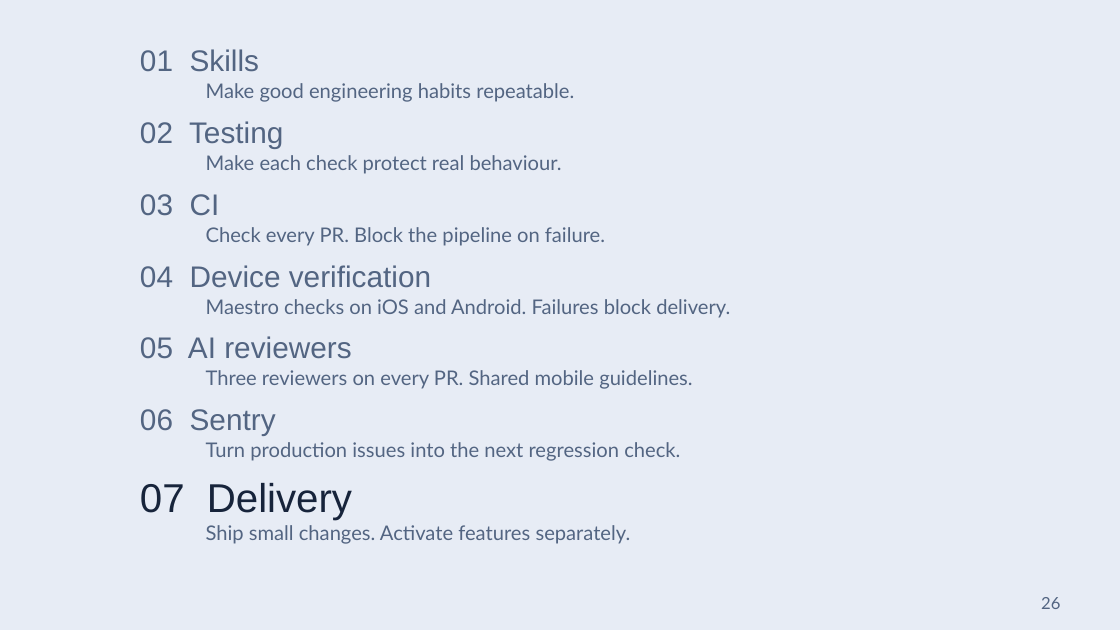
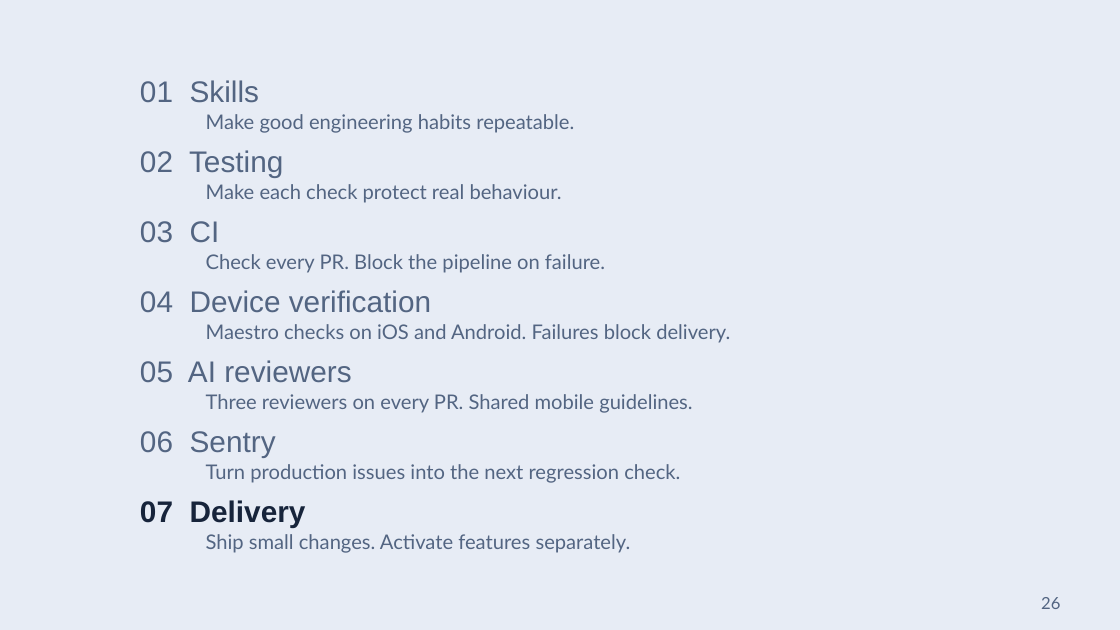
Before and after one commit to JohnAdib/mradib.com, a slide deck: slide 26 of resources/talks/beyond-the-qa-bottleneck.pptx. Drawn at 1120x630 pixels with LibreOffice and Linux fonts; fonts in the diff are those of the drawing. Boxes give left, top, right and bottom in pixels: in the first picture for what was removed or moved away, otherwise in the second. Text is boxed around its words. In the diff, an @@ line names an element or a change of style, - is before the commit and + after.

```diff
--- a/resources/talks/beyond-the-qa-bottleneck.pptx
+++ b/resources/talks/beyond-the-qa-bottleneck.pptx
@@ text "01 Skills" moved from (x1=140, y1=49, x2=259, y2=72) to (x1=140, y1=80, x2=259, y2=103) @@
@@ text "Make good engineering habits repeatable." moved from (x1=206, y1=83, x2=574, y2=102) to (x1=206, y1=114, x2=574, y2=133) @@
@@ text "02 Testing" moved from (x1=140, y1=121, x2=283, y2=149) to (x1=140, y1=150, x2=283, y2=177) @@
@@ text "Make each check protect real ..." moved from (x1=206, y1=155, x2=562, y2=174) to (x1=206, y1=184, x2=562, y2=203) @@
@@ 3 texts moved together from (x1=140, y1=194, x2=431, y2=359) to (x1=140, y1=221, x2=431, y2=383) @@
@@ text "Check every PR. Block the ..." moved from (x1=206, y1=227, x2=605, y2=246) to (x1=206, y1=254, x2=605, y2=273) @@
@@ text "Maestro checks on iOS and ..." moved from (x1=206, y1=299, x2=730, y2=318) to (x1=206, y1=324, x2=730, y2=343) @@
@@ text "Three reviewers on every PR. ..." moved from (x1=206, y1=370, x2=692, y2=389) to (x1=206, y1=394, x2=692, y2=413) @@
@@ text "06 Sentry" moved from (x1=140, y1=409, x2=276, y2=436) to (x1=140, y1=431, x2=276, y2=457) @@
@@ text "Turn production issues into the ..." moved from (x1=206, y1=442, x2=680, y2=461) to (x1=206, y1=464, x2=680, y2=483) @@
@@ text "07 Delivery" moved from (x1=140, y1=483, x2=352, y2=520) to (x1=140, y1=500, x2=306, y2=527) @@
@@ text "07 Delivery" at (x1=140, y1=500, x2=306, y2=527): size 34.5 to 25.5 pt, bold on @@
@@ text "Ship small changes. Activate features ..." moved from (x1=206, y1=525, x2=631, y2=544) to (x1=206, y1=534, x2=631, y2=553) @@
```
Also in this commit, not shown: 22 other slides changed, 6 other files.
